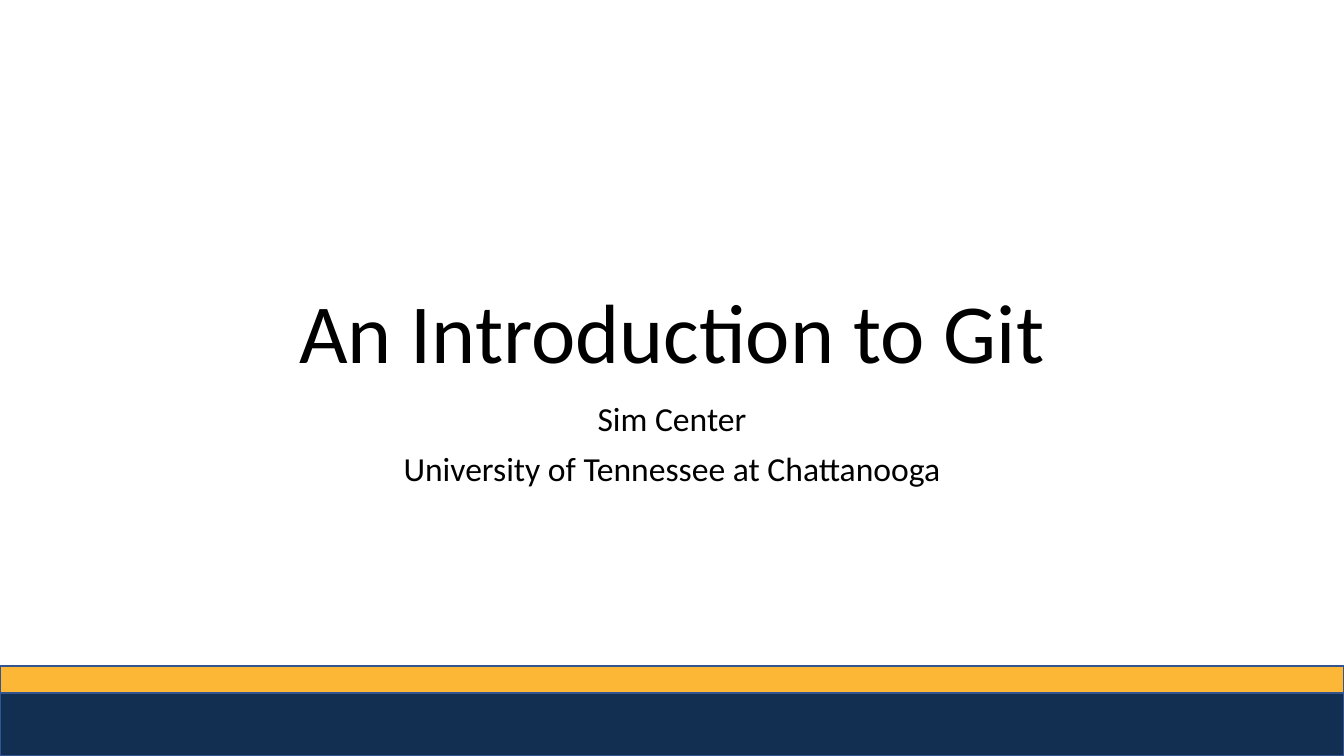
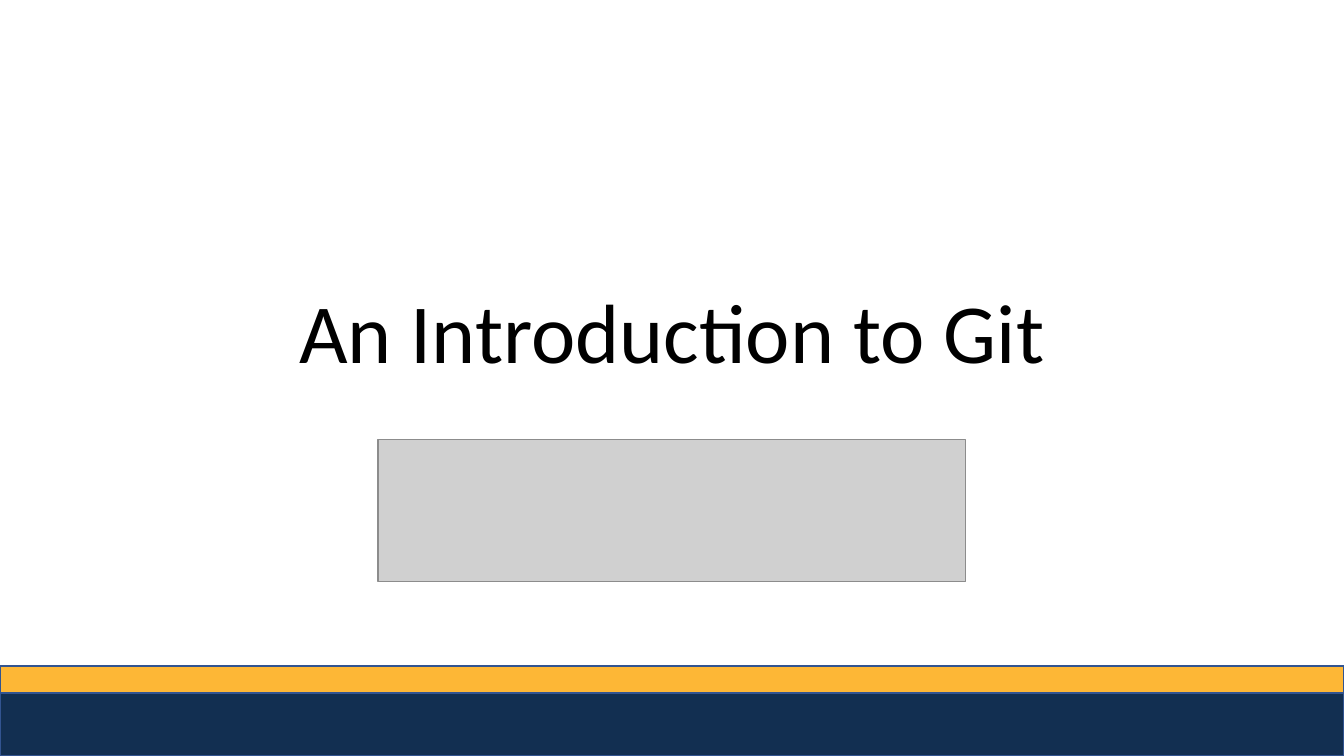
Before and after one commit to carsonwoods/git-devops-workshop, a slide deck: slide 1 of git/Introduction to Git.pptx. Drawn at 1344x756 pixels with LibreOffice and Linux fonts; fonts in the diff are those of the drawing; grey boxes stand for pictures. Boxes give left, top, right and bottom in pixels: in the first picture for what was removed or moved away, otherwise in the second. Text is boxed around its words. In the diff, an @@ line names an element or a change of style, - is before the commit and + after.

Commit message:
Add logo

```diff
--- a/git/Introduction to Git.pptx
+++ b/git/Introduction to Git.pptx
@@ subtitle removed at (x1=404, y1=408, x2=940, y2=487) @@
-Sim Center
-University of Tennessee at Chattanooga
@@ picture added at (x1=378, y1=440, x2=966, y2=582) @@
```
